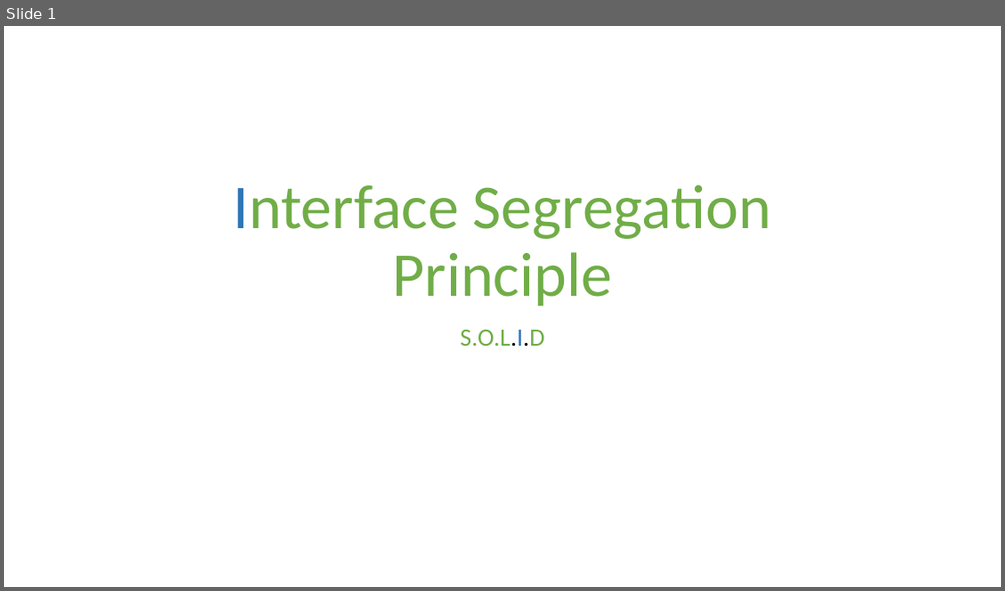
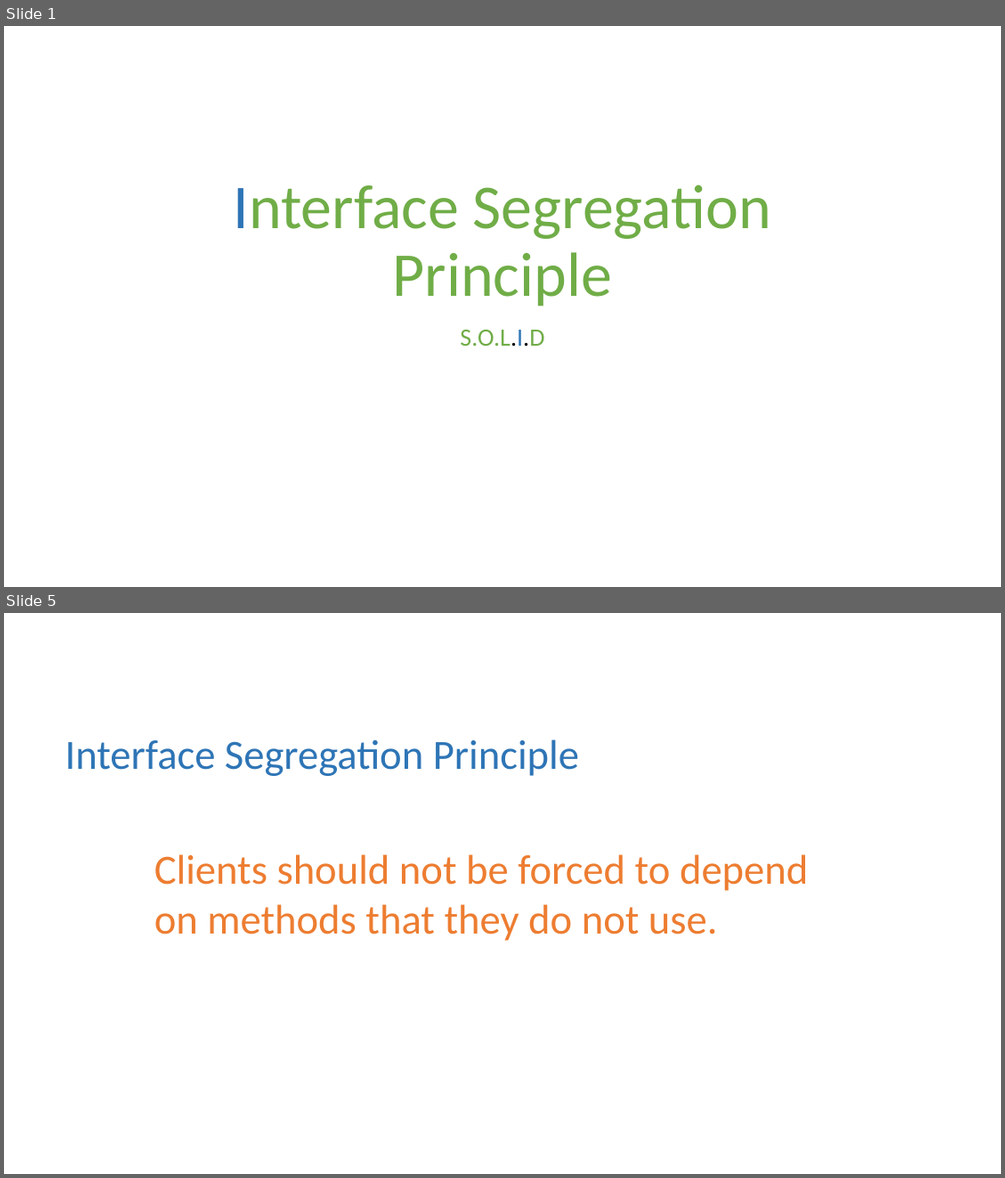
Before and after one commit to Lakshhmi/Java-Exercises, a slide deck: Interface Segregation Principle.pptx. Shown one above the other, each under a label of ours: slide 1 before the commit, slides 1 and 5 after it; the slides between them are not shown. The pictures are 1005x591 and 1005x1178 pixels, drawn with LibreOffice and Linux fonts; fonts in the diff are those of the drawing. Boxes give left, top, right and bottom in pixels: in the first picture for what was removed or moved away, otherwise in the second. Text is boxed around its words. In the diff, an @@ line names an element or a change of style, - is before the commit and + after.

Commit message:
Interface Segregation Principle

```diff
--- a/Interface Segregation Principle.pptx
+++ b/Interface Segregation Principle.pptx
@@ slide 5 added at <box>4,613,1001,1174</box>, background #FFFFFF @@
@@ text added at <box>65,739,579,776</box>, 40 pt, text #2E75B6 @@
+Interface Segregation Principle
@@ text added at <box>154,854,808,941</box>, 40 pt, text #ED7D31 @@
+Clients should not be forced to depend on methods that they do not use.
```
Also in this commit, not shown: 1 slide changed, 3 other slides added, 1 slide removed.
